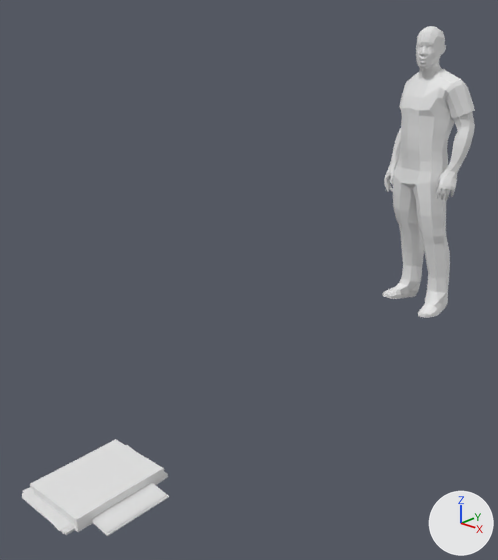
The Blender file _ART/Blender/LivingRoom/SM_Books.blend: old version first, new version second.
Camera for both pictures: a 50 mm camera at (2.1, -1.38, 1.81) aimed at (-0.12, 1.09, 0.6). The lights are fixed; the arrows at lower right show +X, +Y and +Z.

In view in the first picture: 'HumanRef', 'SM_BigBookClosed', 'SM_ComicBookPile', 'SM_MediumBookOpen'.
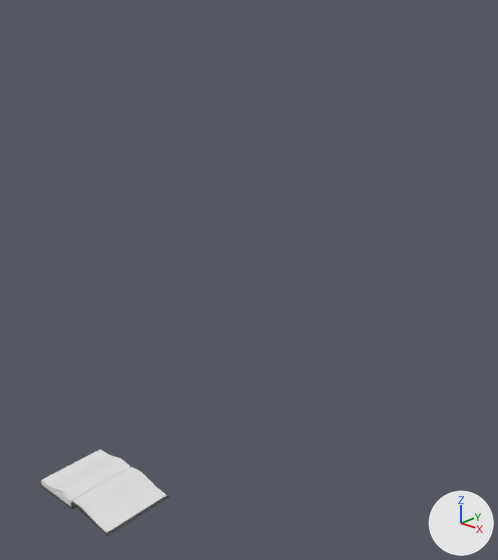
Edits to the bpy script that builds the scene:
```text
Add img_t_wallpaint_d_png:
    img_t_wallpaint_d_png = load_image('T_WallPaint_D.png', '../../Textures/T_Tileable/T_WallPaint/T_WallPaint_D.png', 2048, 2048, 'sRGB')
Add mat_paper:
    mat_paper = principled_material('Paper')
    mat_paper.base_color = (0.8, 0.8, 0.8)  # white #e7e7e7
Add mat_bookcase:
    mat_bookcase = principled_material('BookCase')
    mat_bookcase.texture = img_t_wallpaint_d_png
Change me_cube_005:
    used by ob_sm_mediumbookopen; location = (-0.077, 0.0, 0.017); scale = (0.106, 0.157, -0.0114)
    remove me_cube_005.from_pydata(...)  # 130 vertices, 96 faces; spans x -1.0..3.38, y -1.0..1.0, z -2.86..1.54
    add me_cube_005.from_pydata(...)  # 76 vertices, 72 faces; spans x -1.0..3.38, y -1.0..1.0, z -1.73..1.54
    me_cube_005 part 1: 72 kept faces spanning x -1.0..3.38, y -1.0..1.0, z -1.73..1.54 get new texture (UV) coordinates
    me_cube_005 part 2: 59 faces spanning x -1.0..3.38, y -1.0..1.0, z -1.73..1.54 switch from no material to mat_bookcase (picture img_t_wallpaint_d_png)
    add me_cube_005.materials.append(mat_paper)  # white #e7e7e7
Add me_cube_002:
    me_cube_002.from_pydata(...)  # 54 vertices, 24 faces; spans x -0.9..3.31, y -0.97..0.97, z -2.86..0.82
    me_cube_002.polygons.foreach_set('use_smooth', [True] * 24)
    me_cube_002.materials.append(mat_paper)  # white #e7e7e7
Change ob_humanref:
    add ob_humanref.hide_set(True)
Change ob_sm_bigbookclosed:
    add ob_sm_bigbookclosed.hide_set(True)
Change ob_sm_mediumbookopen:
    remove _m = ob_sm_mediumbookopen.modifiers.new('Bevel', 'BEVEL')
    remove _m.width = 0.01
    remove _m.width_pct = 0.01
    remove _m.limit_method = 'NONE'
    remove _m.offset_type = 'WIDTH'
Change ob_sm_comicbookpile:
    add ob_sm_comicbookpile.hide_set(True)
Add ob_sm_mediumbookopen_001:
    ob_sm_mediumbookopen_001 = bpy.data.objects.new('SM_MediumBookOpen.001', me_cube_002)
    ob_sm_mediumbookopen_001.location = (-0.077, 0.0, 0.017)
    ob_sm_mediumbookopen_001.scale = (0.106, 0.157, -0.0114)
```

What differs and where, as boxes [x1, y1, x2, y2] in the pictures (498 x 560 px):
'HumanRef', hidden: before [383, 26, 475, 318]
'SM_BigBookClosed', hidden: before [30, 439, 164, 532]
'SM_MediumBookOpen.001', added: after [42, 449, 167, 533]
'SM_ComicBookPile', hidden: before [22, 445, 168, 535]
part 1 of me_cube_005, surface changed: after [41, 480, 71, 506]
part 2 of me_cube_005, recoloured: [91, 484, 169, 536] in both
